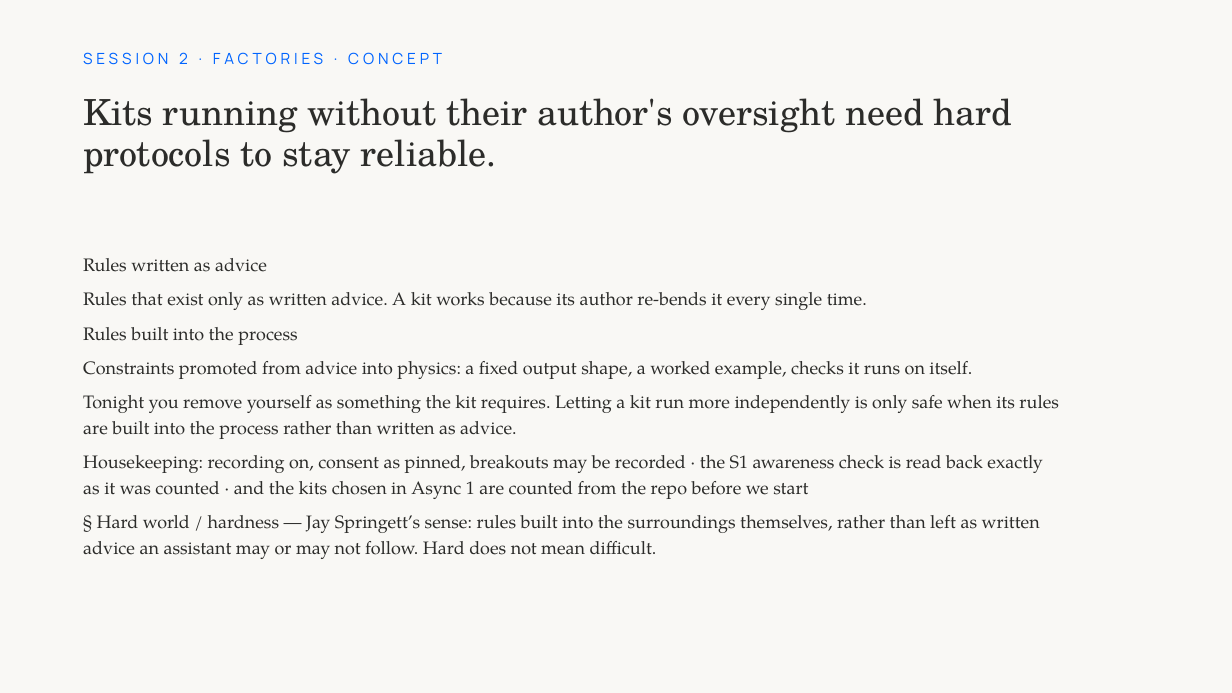
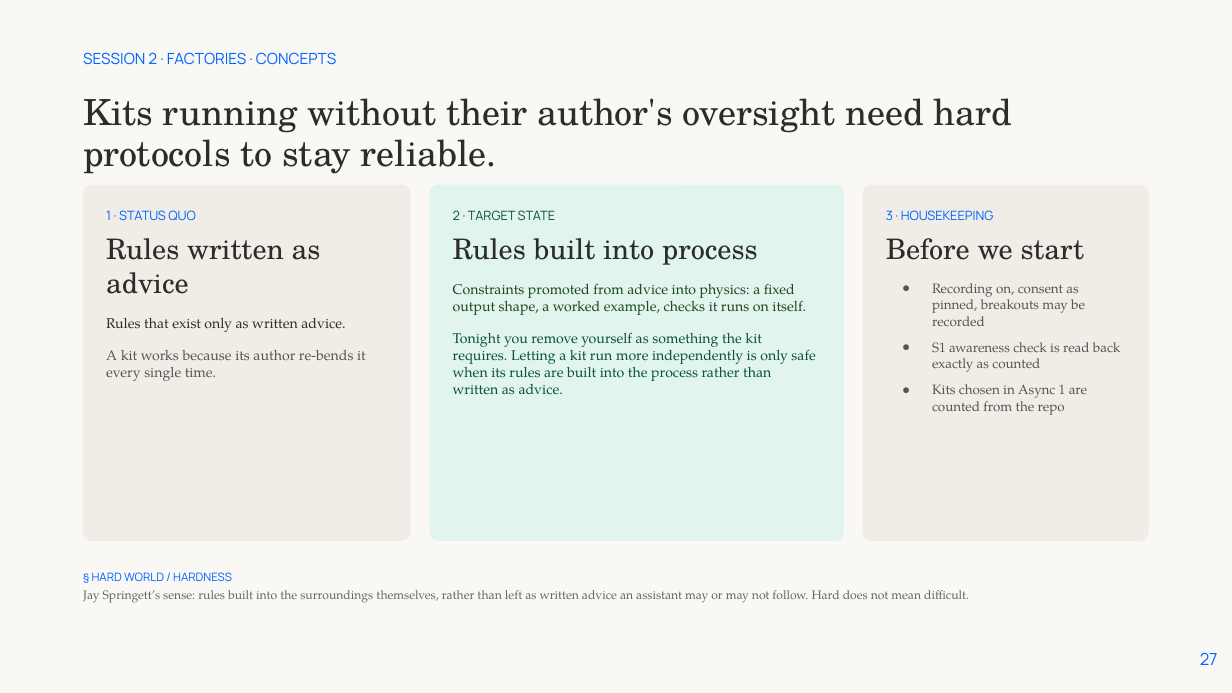
Before and after one commit to protocolvision/workshop-kitkraft, a slide deck: slide 27 of workshop-dev/slides/ai-kitcraft-slides-editable.pptx (slide 22 before the commit). Drawn at 1232x693 pixels with LibreOffice and Linux fonts; fonts in the diff are those of the drawing; background and template pictures are left out. Boxes give left, top, right and bottom in pixels: in the first picture for what was removed or moved away, otherwise in the second. Text is boxed around its words. In the diff, an @@ line names an element or a change of style, - is before the commit and + after.

```diff
--- a/workshop-dev/slides/ai-kitcraft-slides-editable.pptx
+++ b/workshop-dev/slides/ai-kitcraft-slides-editable.pptx
@@ text at (x1=83, y1=52, x2=336, y2=65): text changed @@
-SESSION 2 · FACTORIES · CONCEPT
+SESSION 2 · FACTORIES · CONCEPTS
@@ rounded rectangle added at (x1=83, y1=185, x2=410, y2=541), fill #F0EDE6 @@
@@ rounded rectangle added at (x1=430, y1=185, x2=844, y2=541), fill #E1F5EE @@
@@ rounded rectangle added at (x1=863, y1=185, x2=1149, y2=541), fill #F0EDE6 @@
@@ text added at (x1=106, y1=210, x2=366, y2=381), 11 pt, text #2C2C2A @@
+1 · STATUS QUO
+Rules written as advice
+Rules that exist only as written advice.
+A kit works because its author re-bends it every single time.
@@ text added at (x1=453, y1=210, x2=815, y2=395), 11 pt, text #085041 @@
+2 · TARGET STATE
+Rules built into process
+Constraints promoted from advice into physics: a fixed output shape, a worked example, checks it runs on itself.
+Tonight you remove yourself as something the kit requires. Letting a kit run more independently is only safe when its rules are built into the process rather than written as advice.
@@ text added at (x1=886, y1=210, x2=1121, y2=415), 10.5 pt, text #555555 @@
+3 · HOUSEKEEPING
+Before we start
+● Recording on, consent as pinned, breakouts may be recorded
+● S1 awareness check is read back exactly as counted
+● Kits chosen in Async 1 are counted from the repo
@@ text removed at (x1=83, y1=258, x2=1059, y2=559) @@
-Rules written as advice
-Rules that exist only as written advice. A kit works because its author re-bends it every single time.
-Rules built into the process
-Constraints promoted from advice into physics: a fixed output shape, a worked example, checks it runs on itself.
-Tonight you remove yourself as something the kit requires. Letting a kit run more independently is only safe when its rules are built into the process rather than written as advice.
-Housekeeping: recording on, consent as pinned, breakouts may be recorded · the S1 awareness check is read back exactly as it was counted · and the kits chosen in Async 1 are counted from the repo before we start
-§ Hard world / hardness — Jay Springett’s sense: rules built into the surroundings themselves, rather than left as written advice an assistant may or may not follow. Hard does not mean difficult.
@@ text added at (x1=83, y1=572, x2=969, y2=603), 9.5 pt, text #666666 @@
+§ HARD WORLD / HARDNESS
+Jay Springett’s sense: rules built into the surroundings themselves, rather than left as written advice an assistant may or may not follow. Hard does not mean difficult.
@@ page number added at (x1=1200, y1=652, x2=1218, y2=665), 13 pt, text #0064FF @@
+27
```
Also in this commit, not shown: 41 other slides changed, 14 slides added, 15 slides removed, 1 other file.
